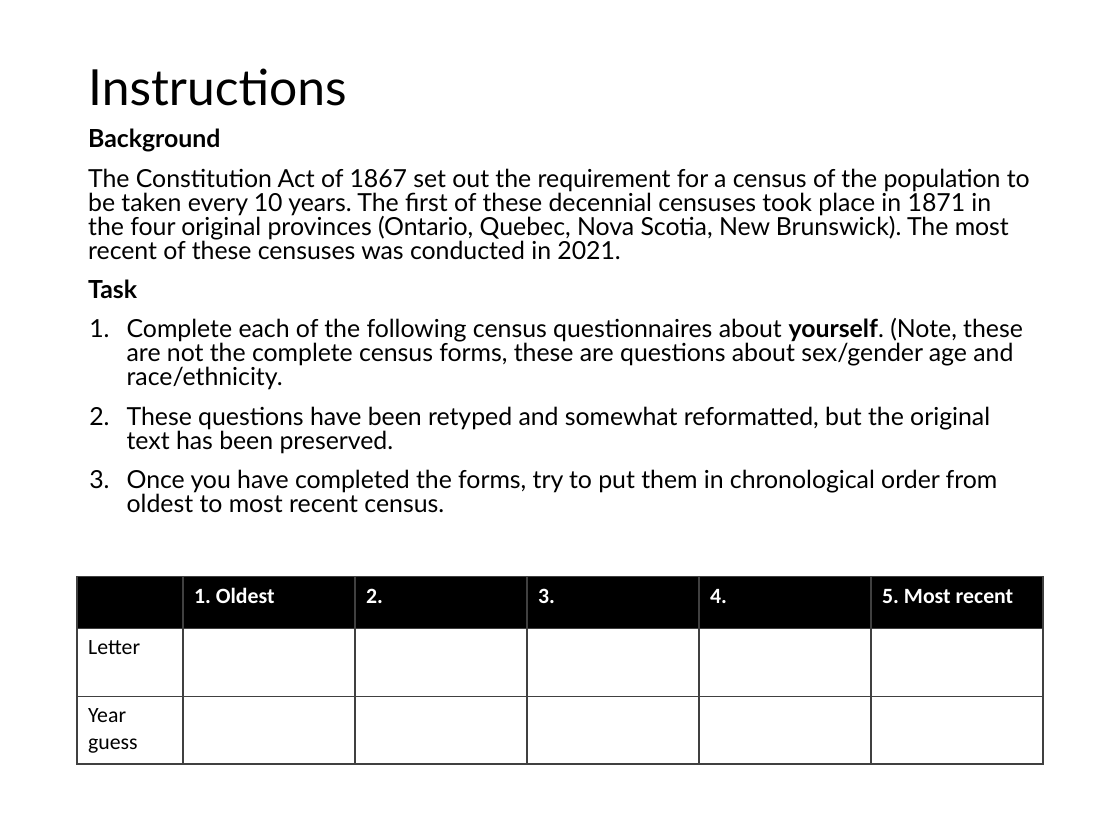
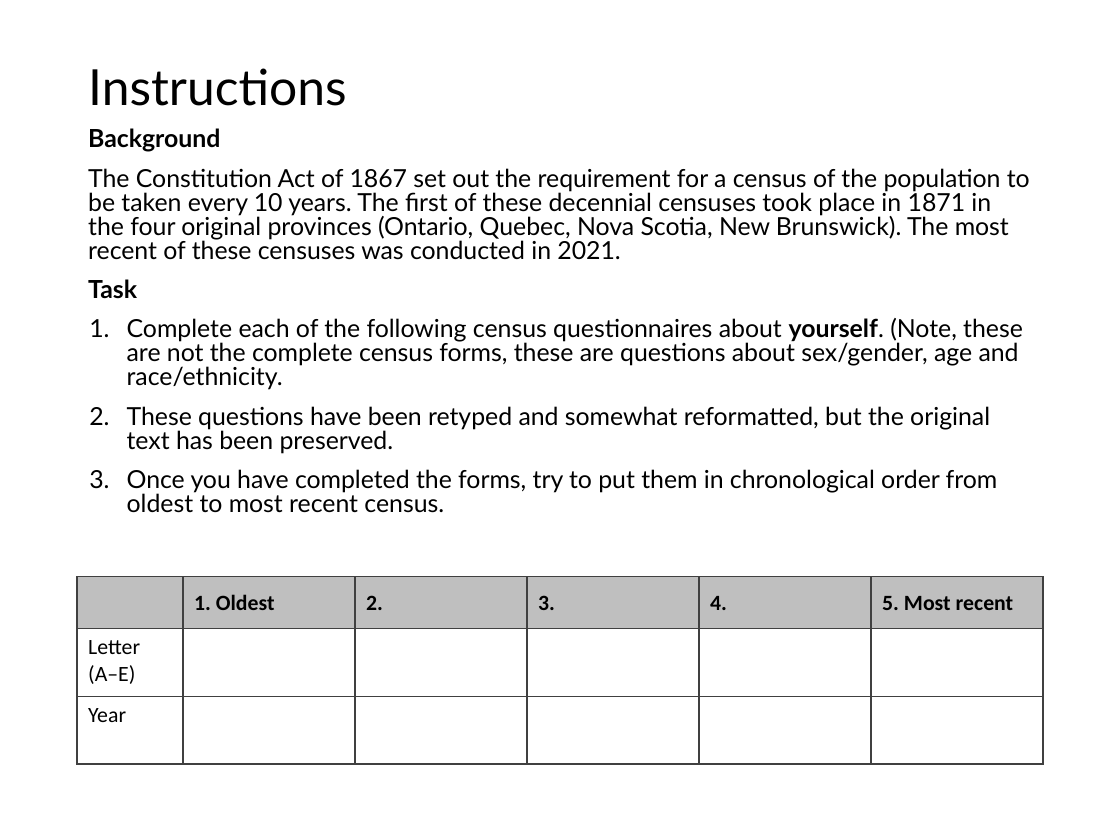
Before and after one commit to lizabolton/statistics-ethics-identity, a slide deck: slide 1 of activity.pptx. Drawn at 1120x840 pixels with LibreOffice and Linux fonts; fonts in the diff are those of the drawing. Boxes give left, top, right and bottom in pixels: in the first picture for what was removed or moved away, otherwise in the second. Text is boxed around its words. In the diff, an @@ line names an element or a change of style, - is before the commit and + after.

```diff
--- a/activity.pptx
+++ b/activity.pptx
@@ text at bbox=[127, 318, 1023, 390]: text changed @@
-1. Complete each of the following census questionnaires about yourself. (Note, these are not the complete census forms, these are questions about sex/gender age and race/ethnicity.
+1. Complete each of the following census questionnaires about yourself. (Note, these are not the complete census forms, these are questions about sex/gender, age and race/ethnicity.
@@ table at bbox=[77, 577, 1046, 764] @@
-row 2, column 1: Letter
+row 2, column 1: Letter (A–E)
-row 3, column 1: Year guess
+row 3, column 1: Year
@@ fill #000000 to #BFBFBF in row 1 @@
@@ text colour #FFFFFF to #000000 in "1. Oldest", "2.", "3.", "4." and 1 more places @@
```
Also in this commit, not shown: 1 other slide changed, 1 slide added, 7 other files.
